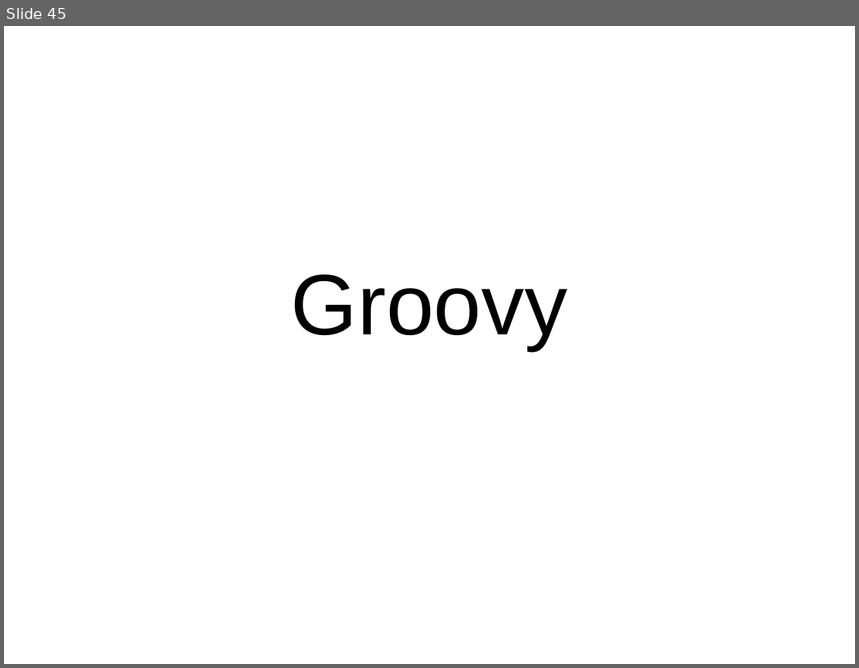
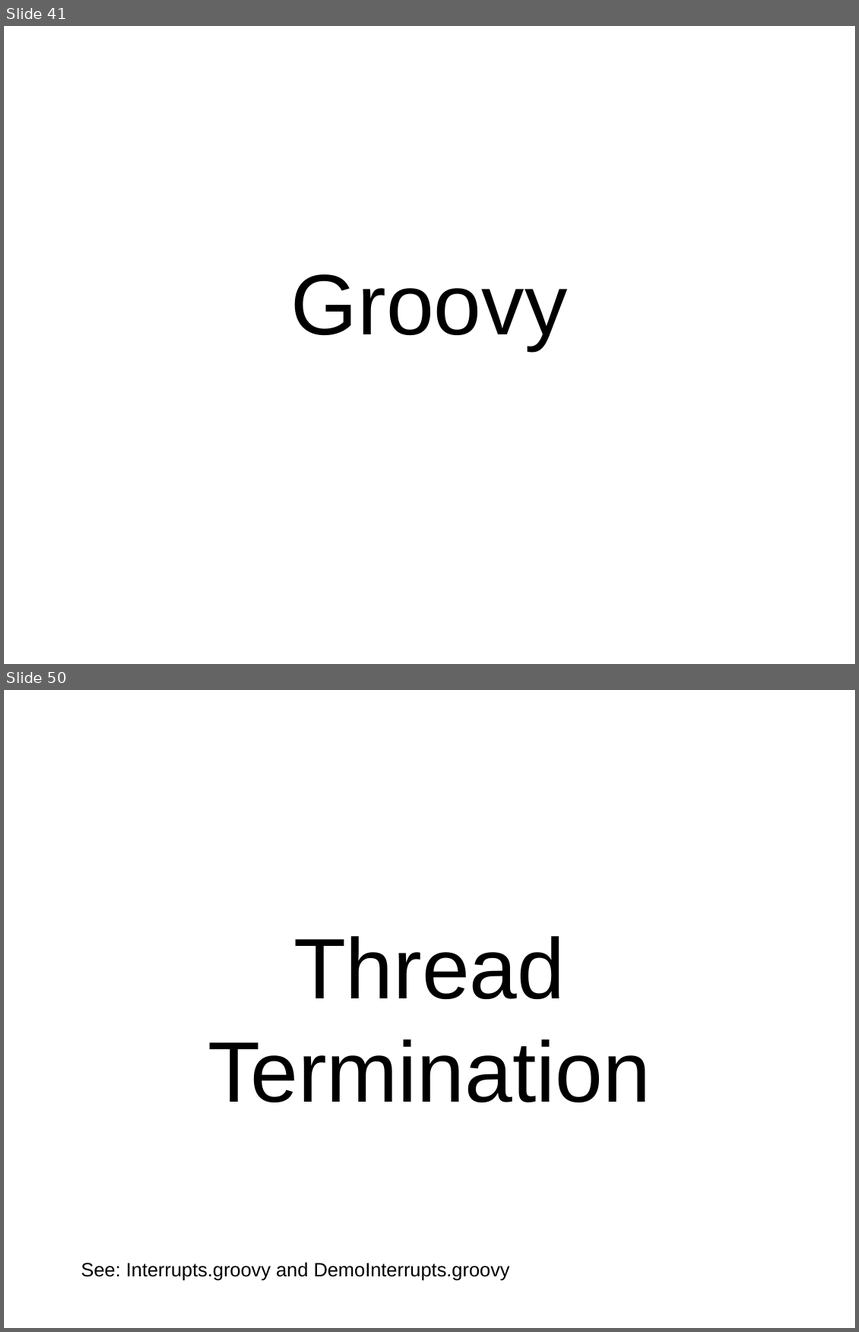
Before and after one commit to dwclark/GroovyThreading, a slide deck: presentation/groovy.odp. Shown one above the other, each under a label of ours: slide 45 before the commit, slides 41 and 50 after it; the slides between them are not shown. The pictures are 859x668 and 859x1332 pixels, drawn with LibreOffice and Linux fonts; fonts in the diff are those of the drawing. Boxes give left, top, right and bottom in pixels: in the first picture for what was removed or moved away, otherwise in the second. Text is boxed around its words. In the diff, an @@ line names an element or a change of style, - is before the commit and + after.

```diff
--- a/presentation/groovy.odp
+++ b/presentation/groovy.odp
@@ slide 50 added at (4, 690, 855, 1328), background #FFFFFF @@
@@ text added at (208, 936, 651, 1103), 80 pt, text #000000 @@
+Thread Termination
@@ text added at (81, 1262, 510, 1281), 18 pt, text #000000 @@
+See: Interrupts.groovy and DemoInterrupts.groovy
@@ what was slide 45 is now slide 41 @@
```
Also in this commit, not shown: 5 slides changed, 8 other slides added, 1 slide removed, 3 other files.
